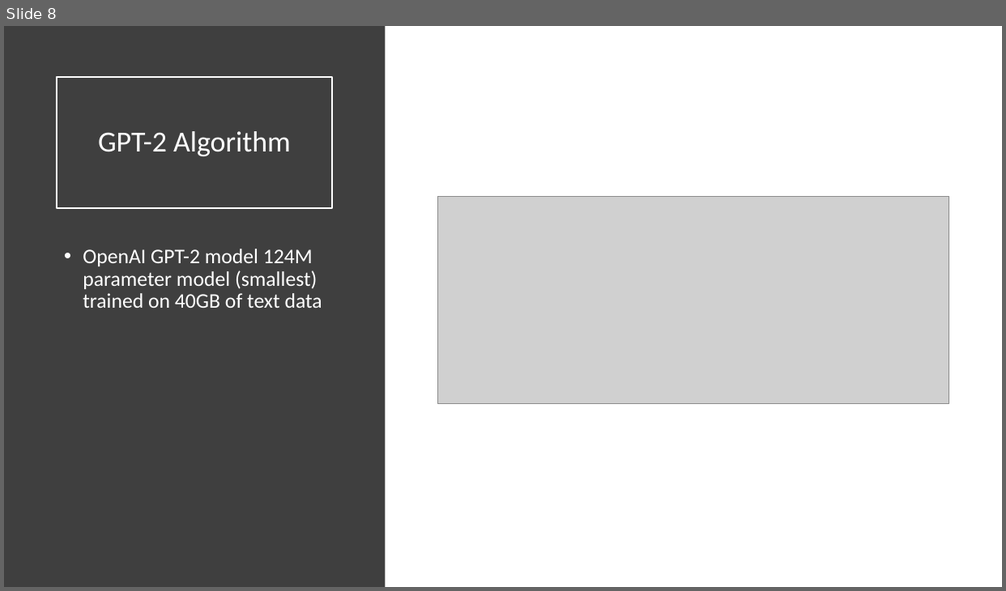
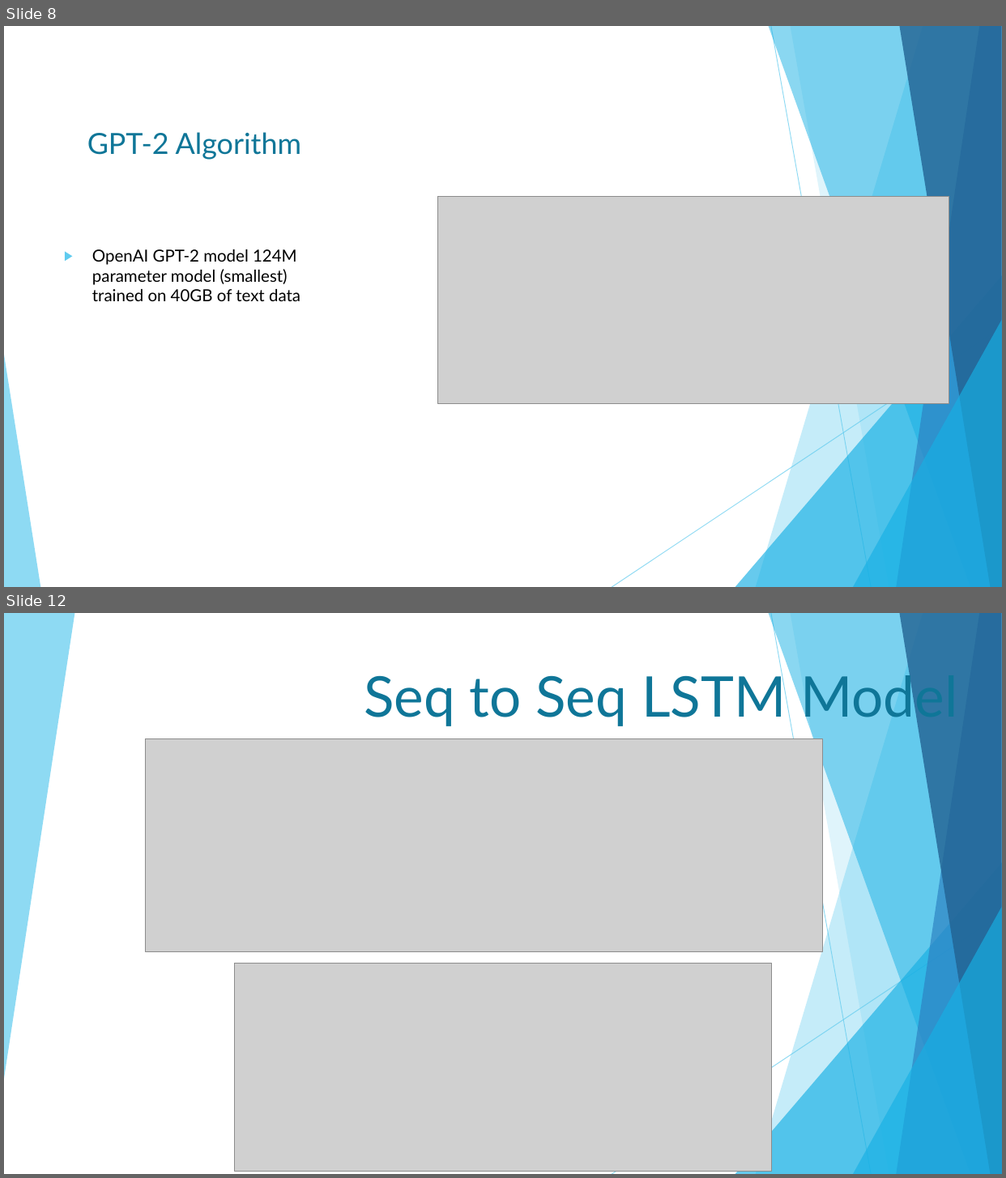
Before and after one commit to HomuraNagato/nerdy_nets, a slide deck: presentation/Nerdy Nets – GPT2.pptx. Shown one above the other, each under a label of ours: slide 8 before the commit, slides 8 and 12 after it; the slides between them are not shown. The pictures are 1006x591 and 1006x1178 pixels, drawn with LibreOffice and Linux fonts; fonts in the diff are those of the drawing; grey boxes stand for pictures. Boxes give left, top, right and bottom in pixels: in the first picture for what was removed or moved away, otherwise in the second. Text is boxed around its words. In the diff, an @@ line names an element or a change of style, - is before the commit and + after.

```diff
--- a/presentation/Nerdy Nets – GPT2.pptx
+++ b/presentation/Nerdy Nets – GPT2.pptx
@@ slide 12 added at (x1=4, y1=613, x2=1002, y2=1174), background #FFFFFF; not listed: 9 template elements that a slide beside it also shows @@
@@ freeform shape added at (x1=4, y1=613, x2=74, y2=1079), fill #5FCBEF at 70% opacity @@
@@ title added at (x1=364, y1=669, x2=957, y2=728), 54 pt, text #0F7698 @@
+Seq to Seq LSTM Model
@@ picture added at (x1=145, y1=739, x2=823, y2=952) @@
@@ picture added at (x1=235, y1=964, x2=772, y2=1171) @@
@@ slide 8 changed as well @@
@@ rectangle removed at (x1=4, y1=26, x2=385, y2=587) @@
@@ title "GPT-2 Algorithm" at (x1=57, y1=77, x2=332, y2=209): font Calibri to Lato, text colour #FFFFFF to #0F7698; line spacing 0.9 to 1 @@
@@ text "OpenAI GPT-2 model 124M parameter ..." at (x1=92, y1=250, x2=300, y2=301): size 20 to 16 pt, font Calibri to Lato, text colour #FFFFFF to #000000; bullet • to ▶; line spacing 0.9 to 1 @@
@@ group added at (x1=4, y1=26, x2=1002, y2=587): 5 freeform shapes, 3 triangles, 2 lines @@
```
Also in this commit, not shown: 5 other slides changed, 7 other slides added, 5 slides removed.
